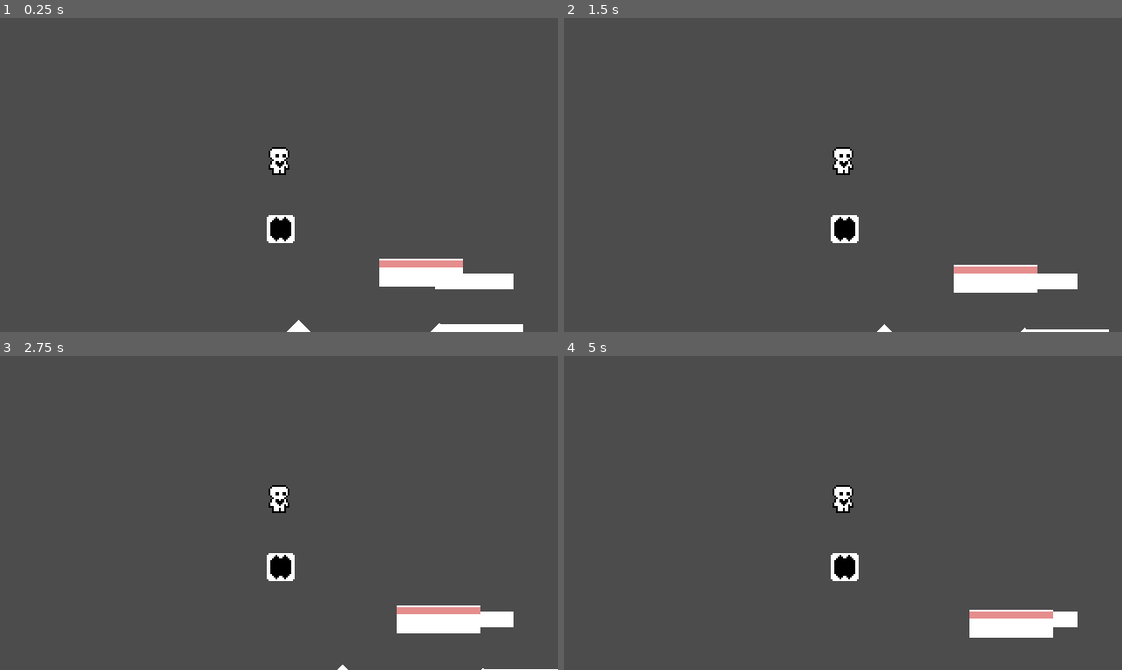
Above: before the commit, frames 1-4 (two rows, left to right).
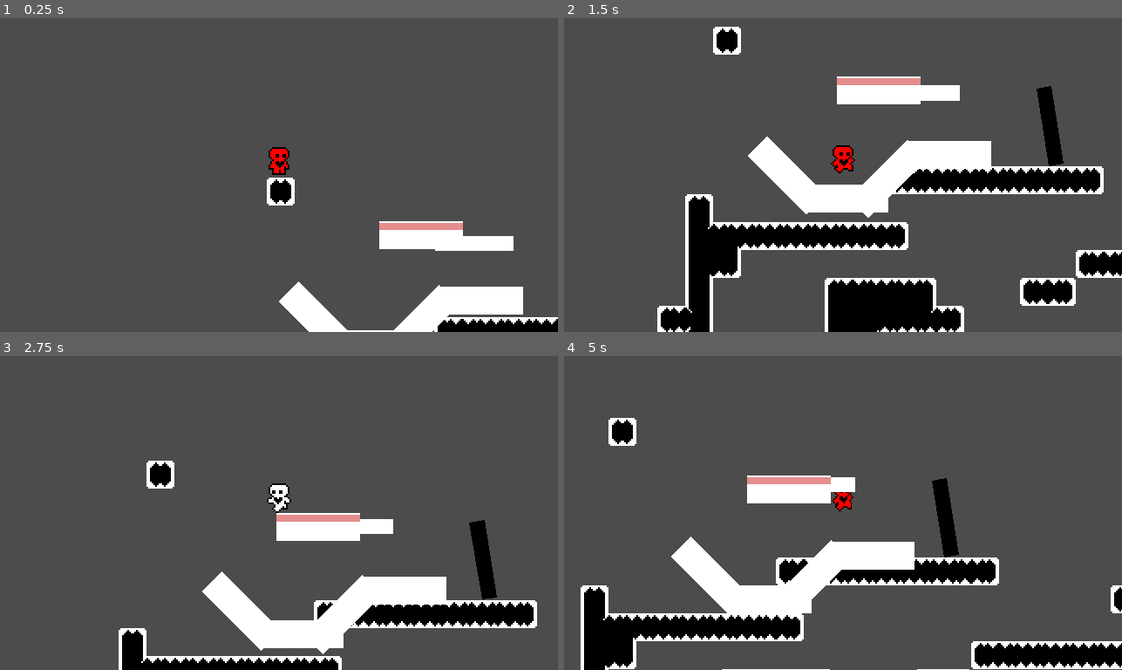
Above: after the commit, the same moments.

Repository: avilches/BetauerGodotTools
Game: Godot game, scene res://Worlds/World1.tscn
Two runs of this game, one before a commit and one after it. Both use one fixed random seed, a clock stepped at 60 frames per second and the inputs below. The engine's default icon, where the game draws it, is replaced by a stand-in: a white triangle on a blue panel in a dark square.
Inputs:
- Up to frame 1 (0.25 s): no input
- Up to frame 2 (1.5 s): hold Right (ui_right) from 0.53 s (still down); tap Up (ui_up) at 0.6, 0.77, 1.07, 1.35 s
- Up to frame 3 (2.75 s): tap Up (ui_up) at 1.52, 1.82, 2.1 s; release Right (ui_right) at 2.03 s; hold Left (ui_left) from 2.03 s (still down)
- Up to frame 4 (5 s): release Left (ui_left) at 2.78 s; hold Right (ui_right) 2.78-4.28 s; tap Up (ui_up) at 2.85, 3.02, 3.32, 3.6, 3.77, 4.07, 4.35, 4.52, 4.82 s; hold Left (ui_left) from 4.28 s (still down)

The runs differ from the first frame. In frame 1, 8.4% of the frame differs, in the area x 47-100%, y 41-100%; in frame 2, 23%, in the area x 16-100%, y 2-100%; in frame 3, 13%; in frame 4, 19%.
Error before the commit: Parse Error: Mixed tabs and spaces in indentation. (res://Scenes/Player.gd:165)

Commit message:
refactor squeeze

Diff:
--- a/Scenes/Player.gd
+++ b/Scenes/Player.gd
@@ -33,10 +33,11 @@
 const MAX_JUMPS = 1
 onready var GRAVITY = (2 * JUMP_HEIGHT) / pow(MAX_JUMP_TIME, 2)
 onready var JUMP_FORCE = GRAVITY * MAX_JUMP_TIME
+onready var JUMP_FORCE_MIN = JUMP_FORCE / 2
 
 # slope config
 const FLOOR = Vector2.UP
-const SNAP_LENGTH = 15                # be sure this value is less than the smallest tile
+const SNAP_LENGTH = 12                # be sure this value is less than the smallest tile
 onready var SLOPE_RAYCAST_VECTOR = Vector2.DOWN * SNAP_LENGTH
 
 onready var sprite = $Sprite
@@ -117,9 +118,9 @@
 	else:
 		# jumping or falling
 		modulate = Color.red
-		if Input.is_action_just_released("ui_up") and motion.y < -JUMP_FORCE/2:
-			print("Jump from ",motion.y, " to ", JUMP_FORCE/2)
-			motion.y = 0 #-JUMP_FORCE/2
+		if Input.is_action_just_released("ui_up") and motion.y < -JUMP_FORCE_MIN:
+			print("Jump from ",motion.y, " to ", JUMP_FORCE_MIN)
+			motion.y = -JUMP_FORCE_MIN
 
 func debug_acceleration():
 	if DEBUG_ACCELERATION && motion.x != 0:
@@ -157,12 +158,22 @@
 func enable_platform_collide():
 	PlatformManager.enable_platform_collide(self)
 
+func restore_squeeze():
+	if is_on_floor():
+		if SQUEEZE_JUMP_TIME != 0:
+			sprite.scale.y = lerp(sprite.scale.y, 1, SQUEEZE_JUMP_TIME)
+			sprite.scale.x = lerp(sprite.scale.x, 1, SQUEEZE_JUMP_TIME)
+	else:
+		if SQUEEZE_LAND_TIME != 0:
+			sprite.scale.y = lerp(sprite.scale.y, 1, SQUEEZE_LAND_TIME)
+			sprite.scale.x = lerp(sprite.scale.x, 1, SQUEEZE_LAND_TIME)
+
 func _physics_process(delta):
 
 	var was_in_floor = is_on_floor()
 	if !was_in_floor:
 		# con esto se corrige el bug de que si STOP_ON_SLOPES es true, no se mueva junto a la plataforma
-        motion.y += GRAVITY * delta
+		motion.y += GRAVITY * delta
 
 	motion.x = clamp(motion.x, -MAX_SPEED, MAX_SPEED)
 	motion.y = min(motion.y, MAX_FALLING_SPEED) # avoid gravity continue forever in free fall
@@ -193,18 +204,6 @@
 		schedule_coyote_time()
 
 	restore_squeeze()
-    pass
-
-func restore_squeeze():
-	if is_on_floor():
-		if SQUEEZE_JUMP_TIME != 0:
-			sprite.scale.y = lerp(sprite.scale.y, 1, SQUEEZE_JUMP_TIME)
-			sprite.scale.x = lerp(sprite.scale.x, 1, SQUEEZE_JUMP_TIME)
-	else:
-		if SQUEEZE_LAND_TIME != 0:
-			sprite.scale.y = lerp(sprite.scale.y, 1, SQUEEZE_LAND_TIME)
-			sprite.scale.x = lerp(sprite.scale.x, 1, SQUEEZE_LAND_TIME)
-
 
 func schedule_coyote_time():
 	if COYOTE_TIME > 0:
--- a/project.godot
+++ b/project.godot
@@ -40,10 +40,6 @@
 
 PlatformManager="*res://tools/platforms/PlatformManager.gd"
 
-[debug]
-
-settings/stdout/print_fps=true
-
 [display]
 
 window/size/width=320
